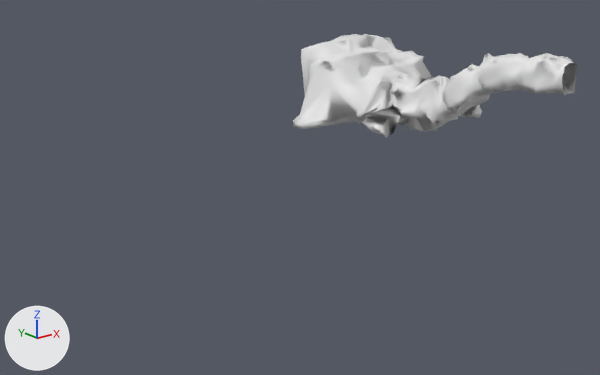
One commit to the Blender file art/models/props/lev0_cave.blend: the scene before it, then after it.
Camera for both pictures: a camera (50 mm lens) standing at (-735.0, -480.0, 160.0) and looking at (-53.0, 373.0, -181.0). Arrows for +X, +Y and +Z are at lower left; the lights stay in place. The picture after the commit comes second.

Objects in the first picture: 'Cave'.
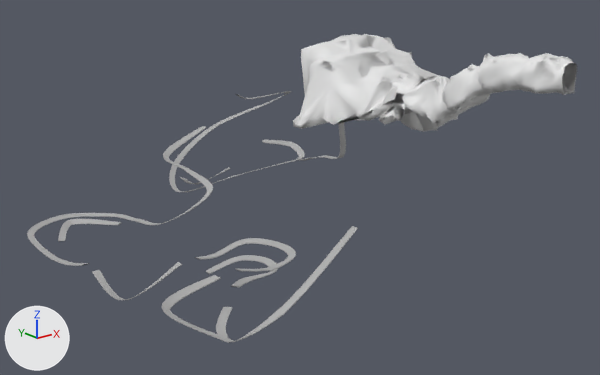
The change, as a list of edits to the scene's bpy script:
```text
Change me_sphere_011:
    used by ob_cave; location = (0.0, 237.0, -58.0); rotation_euler = (0.0, 0.0327, 1.571), in degrees (0, 1.9, 90); scale = (-29.6, -37.4, -26.2)
    remove me_sphere_011.from_pydata(...)  # 3398 vertices, 3356 faces, 11 loose edges; spans x -4.12..8.0, y -2.99..3.62, z -3.39..0.8
    add me_sphere_011.from_pydata(...)  # 3284 vertices, 3245 faces, 11 loose edges; spans x -4.0..8.0, y -2.99..2.43, z -3.39..0.8
    me_sphere_011 part 1
    138 vertices are removed from x -4.12..1.41, y -2.66..3.62, z -2.43..0.75
    192 faces are deleted
    13 vertices in x -0.17..0.39, y -0.81..1.42, z 0.38..0.4 move by (0.01, 0.0, -0.35)
    9 vertices in x -0.61..0.74, y -1.18..1.09, z 0.37..0.42 move by (0.01, 0.0, -0.36)
    4 vertices in x -0.46..-0.02, y 0.19..0.26, z -0.7..-0.61 move by (-0.01, 0.0, 0.37)
    69 vertices move from x -1.99..1.92, y -2.42..2.29, z -1.24..0.64 to x -2.07..1.84, y -1.82..2.26, z -1.22..0.28
    24 vertices are added at x -3.01..1.31, y -2.08..2.38, z -2.31..0.71
    81 new faces join them
Change ob_spline__1:
    remove ob_spline__1.hide_set(True)
```

What differs and where, as boxes [x1, y1, x2, y2] in the pictures (600 x 375 px):
'Cave', reshaped
    before: [293, 34, 577, 137]
    after: [293, 34, 577, 132]
'Spline__1_', shown
    after: [27, 90, 574, 343]
part 1 of me_sphere_011, reshaped
    before: [301, 48, 482, 137]
    after: [301, 48, 439, 131]
